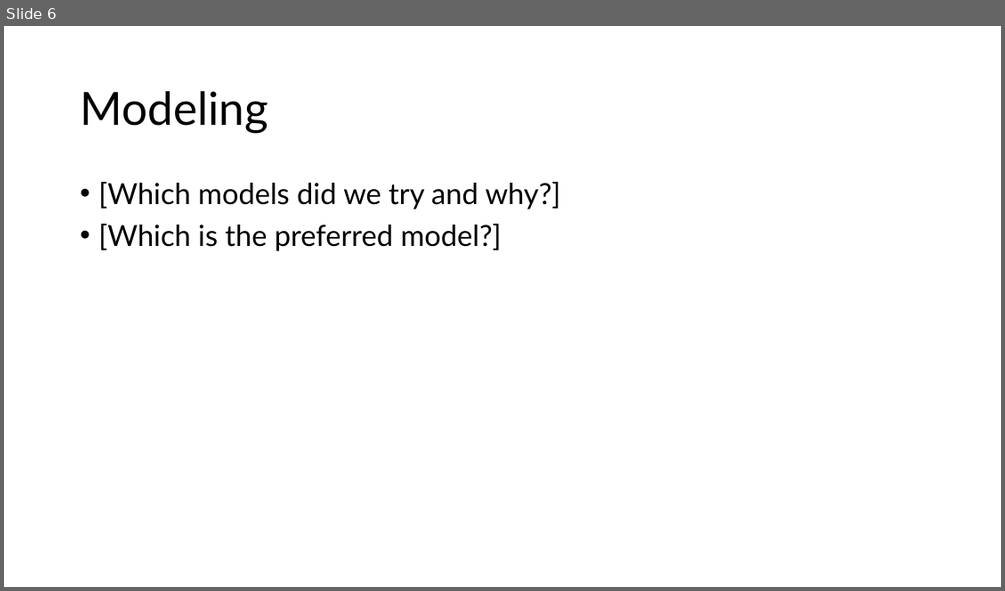
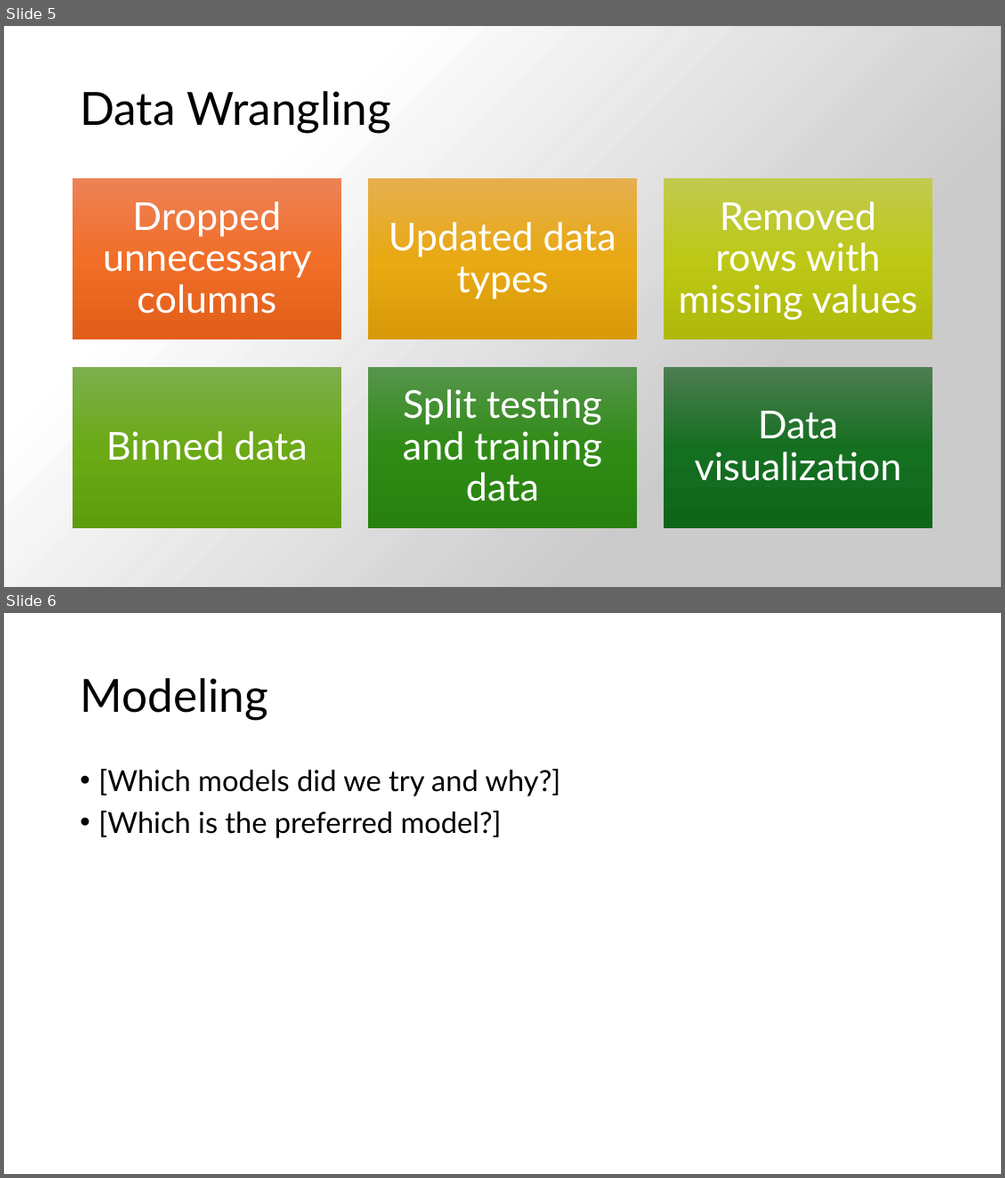
Before and after one commit to tkoche3/ISDS7075, a slide deck: ISDS 7075 Final Presentation.pptx. Shown one above the other, each under a label of ours: slide 6 before the commit, slides 5 and 6 after it. The pictures are 1005x591 and 1005x1178 pixels, drawn with LibreOffice and Linux fonts; fonts in the diff are those of the drawing; background and template pictures are left out; a plain dark background stands for a picture behind light text. Boxes give left, top, right and bottom in pixels: in the first picture for what was removed or moved away, otherwise in the second. Text is boxed around its words. In the diff, an @@ line names an element or a change of style, - is before the commit and + after.

```diff
--- a/ISDS 7075 Final Presentation.pptx
+++ b/ISDS 7075 Final Presentation.pptx
@@ slide 5 added at box(4, 26, 1001, 587), background picture (left out) @@
@@ rectangle added at box(4, 26, 1001, 587), fill gradient #E8E8E8 to #FFFFFF @@
@@ title added at box(80, 91, 391, 133), 44 pt, text #000000 @@
+Data Wrangling
@@ group added at box(73, 178, 932, 529): 6 rectangles, 6 texts @@
+Dropped unnecessary columns
+Updated data types
+Removed rows with missing values
+Binned data
+Split testing and training data
+Data visualization
```
Also in this commit, not shown: 1 slide changed, 3 other slides added, 4 slides removed.
